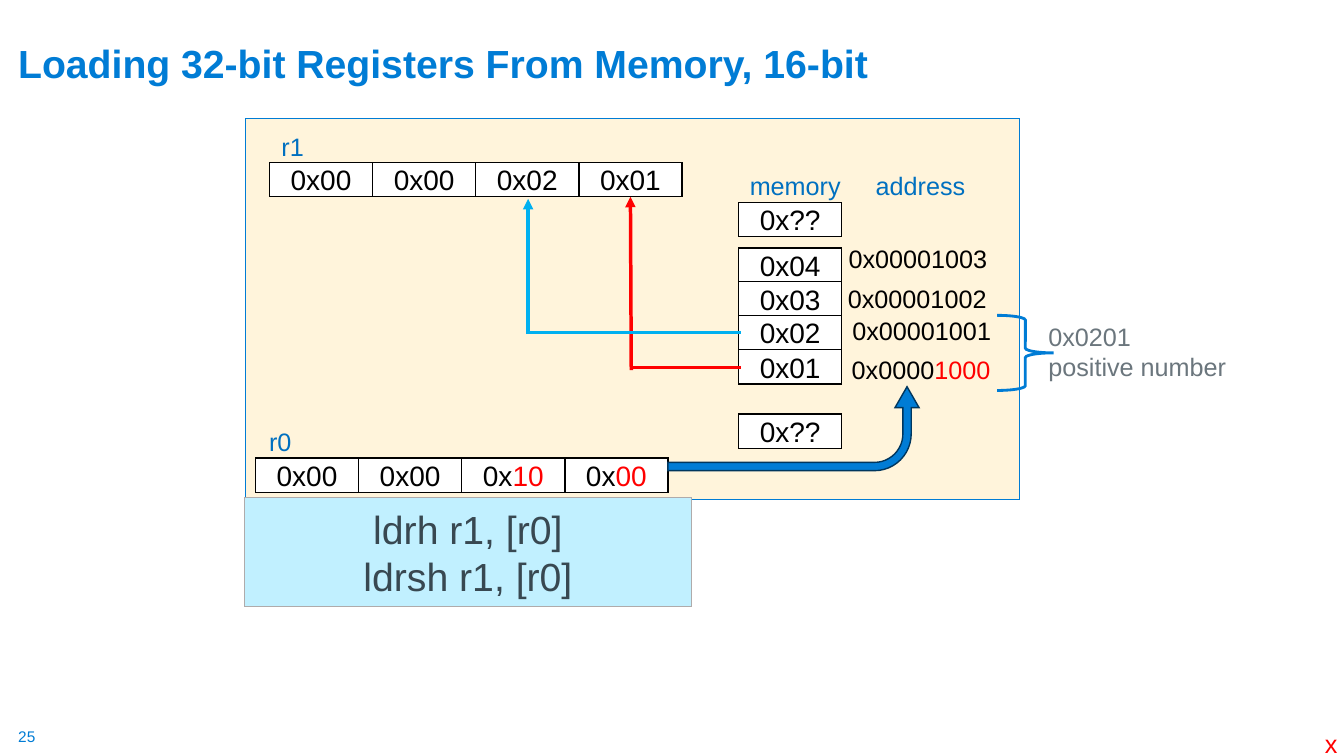
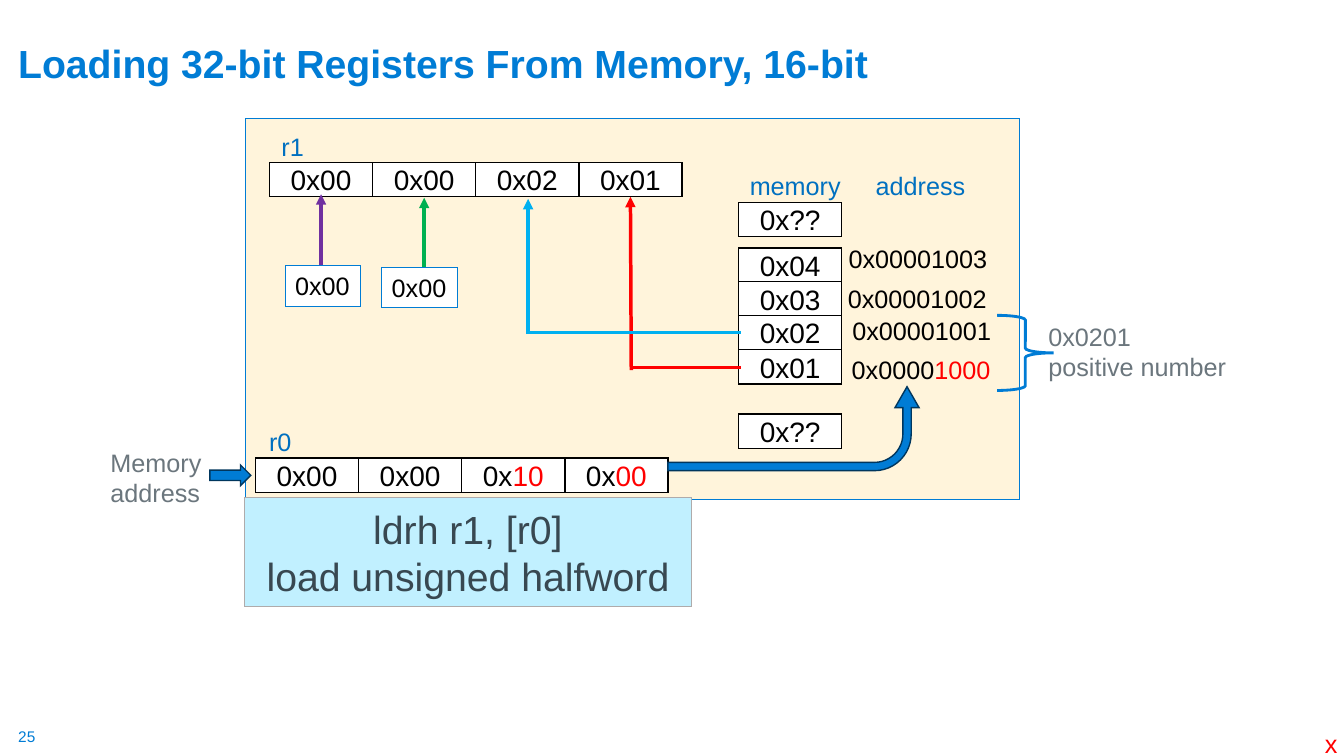
Before and after one commit to cse30-sp24/Muller-Slides, a slide deck: slide 25 of 06-Arm-Part3.pptx. Drawn at 1344x756 pixels with LibreOffice and Linux fonts; fonts in the diff are those of the drawing. Boxes give left, top, right and bottom in pixels: in the first picture for what was removed or moved away, otherwise in the second. Text is boxed around its words. In the diff, an @@ line names an element or a change of style, - is before the commit and + after.

```diff
--- a/06-Arm-Part3.pptx
+++ b/06-Arm-Part3.pptx
@@ arrow added from (321, 266) to (321, 195), #7030A0 2.5 pt @@
@@ arrow added from (424, 267) to (424, 198), #00B050 2.5 pt @@
@@ rectangle added at bbox=[285, 265, 361, 306], fill #FFFFFF, outline #007CD5 0.75 pt, 18 pt, text #000000 @@
+0x00
@@ rectangle added at bbox=[382, 267, 458, 308], fill #FFFFFF, outline #007CD5 0.75 pt, 18 pt, text #000000 @@
+0x00
@@ text added at bbox=[110, 454, 201, 502], 18 pt, text #6B767D @@
+Memory
+address
@@ right arrow added at bbox=[210, 465, 251, 486], fill #007CD5, outline #00365D 1 pt @@
@@ text in rectangle at bbox=[267, 562, 669, 599]: text changed @@
-ldrsh r1, [r0]
+load unsigned halfword
```
Also in this commit, not shown: 15 other slides changed, 5 slides added, 5 slides removed, 1 other file.
